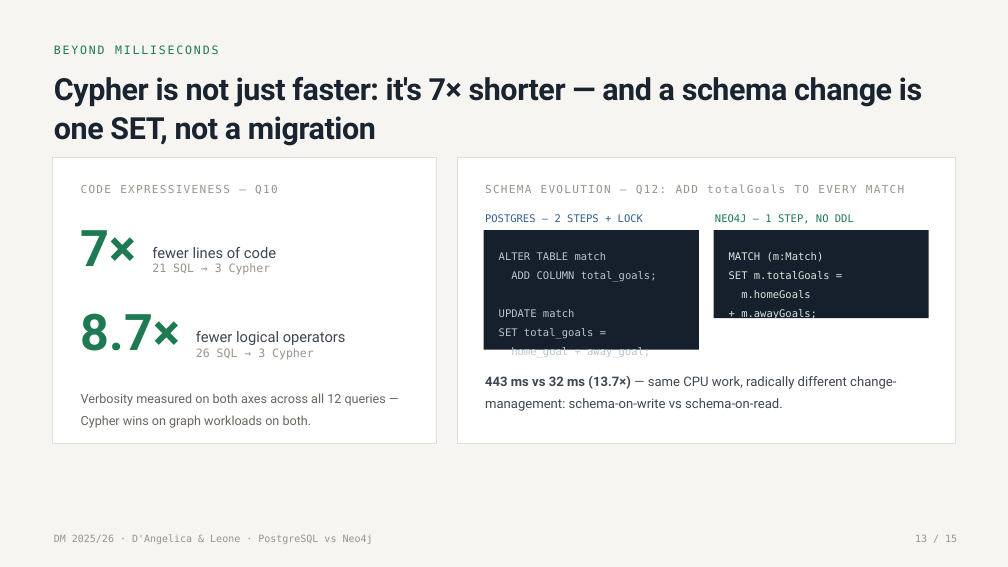
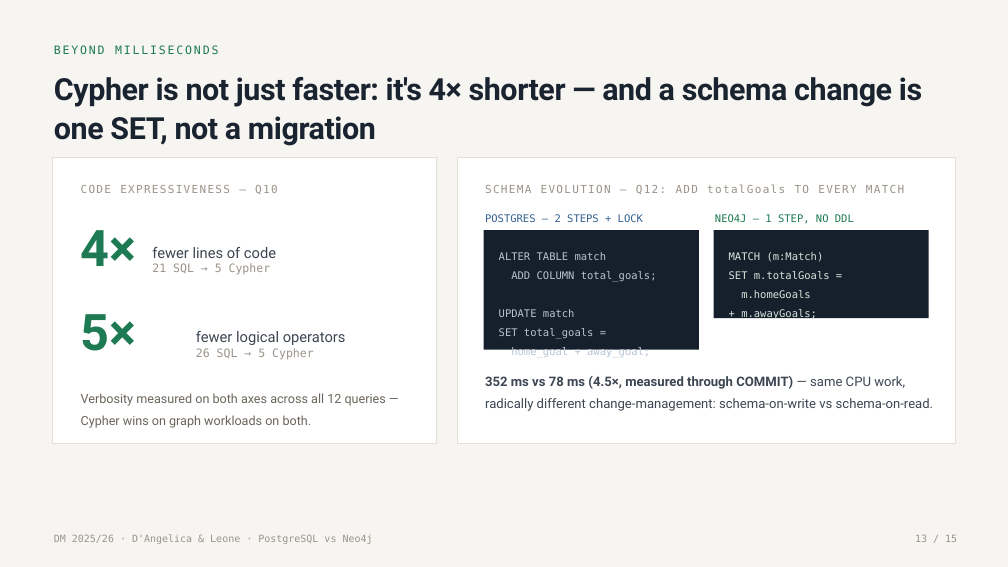
Before and after one commit to g1up3/DM-Project-2026, a slide deck: slide 13 of PostgreSQL_vs_Neo4j_DAngelica_Leone.pptx. Drawn at 1008x567 pixels with LibreOffice and Linux fonts; fonts in the diff are those of the drawing. Boxes give left, top, right and bottom in pixels: in the first picture for what was removed or moved away, otherwise in the second. Text is boxed around its words. In the diff, an @@ line names an element or a change of style, - is before the commit and + after.

```diff
--- a/PostgreSQL_vs_Neo4j_DAngelica_Leone.pptx
+++ b/PostgreSQL_vs_Neo4j_DAngelica_Leone.pptx
@@ text at <box>54,77,922,146</box>: text changed @@
-Cypher is not just faster: it's 7× shorter — and a schema change is one SET, not a migration
+Cypher is not just faster: it's 4× shorter — and a schema change is one SET, not a migration
@@ text at <box>81,230,137,266</box>: text changed @@
-7×
+4×
@@ text at <box>81,314,137,351</box>: text changed @@
-8.7×
+5×
@@ text at <box>196,331,346,359</box>: text changed @@
-fewer logical operators 26 SQL → 3 Cypher
+fewer logical operators 26 SQL → 5 Cypher
@@ text at <box>485,376,933,411</box>: text changed @@
-443 ms vs 32 ms (13.7×) — same CPU work, radically different change-management: schema-on-write vs schema-on-read.
+352 ms vs 78 ms (4.5×, measured through COMMIT) — same CPU work, radically different change-management: schema-on-write vs schema-on-read.
```
Also in this commit, not shown: 8 other slides changed.
